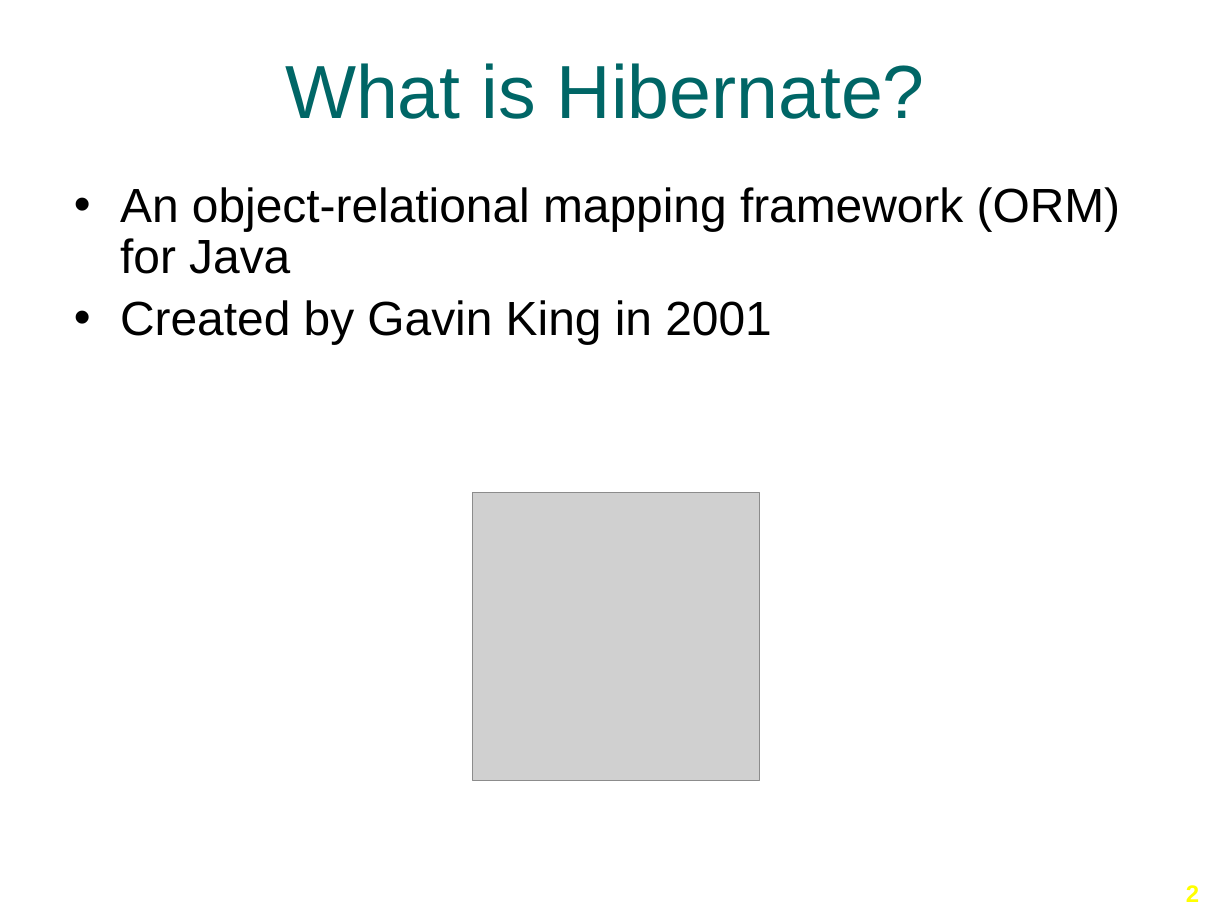
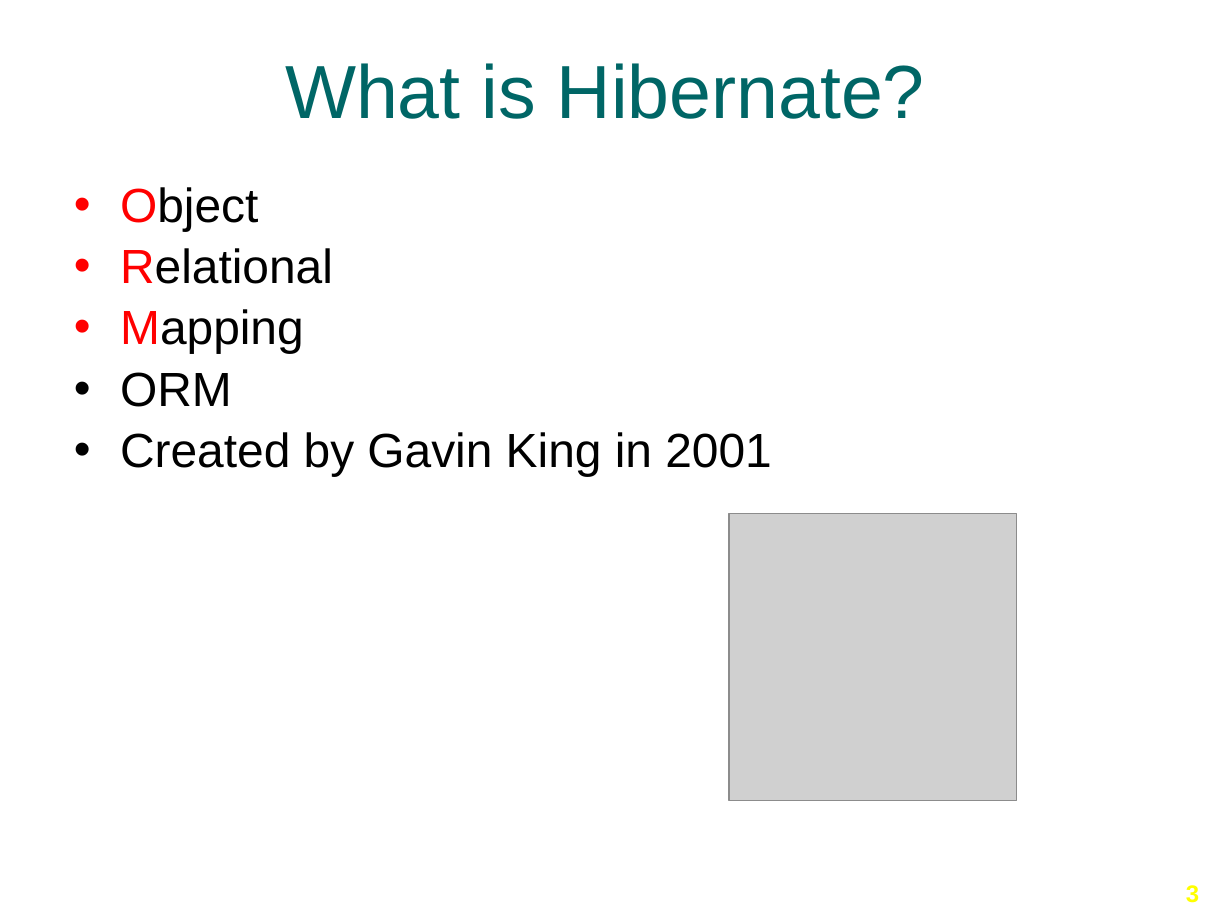
Before and after one commit to Ansilacerda/CIT360-Portfolio, a slide deck: slide 3 of Presentations/Hibernate/Hibernate-Part-1.pptx (slide 2 before the commit). Drawn at 1232x924 pixels with LibreOffice and Linux fonts; fonts in the diff are those of the drawing; grey boxes stand for pictures; background and template pictures are left out. Boxes give left, top, right and bottom in pixels: in the first picture for what was removed or moved away, otherwise in the second. Text is boxed around its words. In the diff, an @@ line names an element or a change of style, - is before the commit and + after.

Commit message:
More

```diff
--- a/Presentations/Hibernate/Hibernate-Part-1.pptx
+++ b/Presentations/Hibernate/Hibernate-Part-1.pptx
@@ text at [120, 187, 333, 407]: text changed @@
-• An object-relational mapping framework (ORM) for Java
+• Object
+• Relational
+• Mapping
+• ORM
@@ picture removed at [472, 493, 759, 780] @@
@@ picture added at [729, 514, 1016, 801] @@
@@ page number at [1186, 885, 1199, 903]: text changed @@
-2
+3
```
Also in this commit, not shown: 2 other slides changed, 6 slides added, 1 slide removed.
